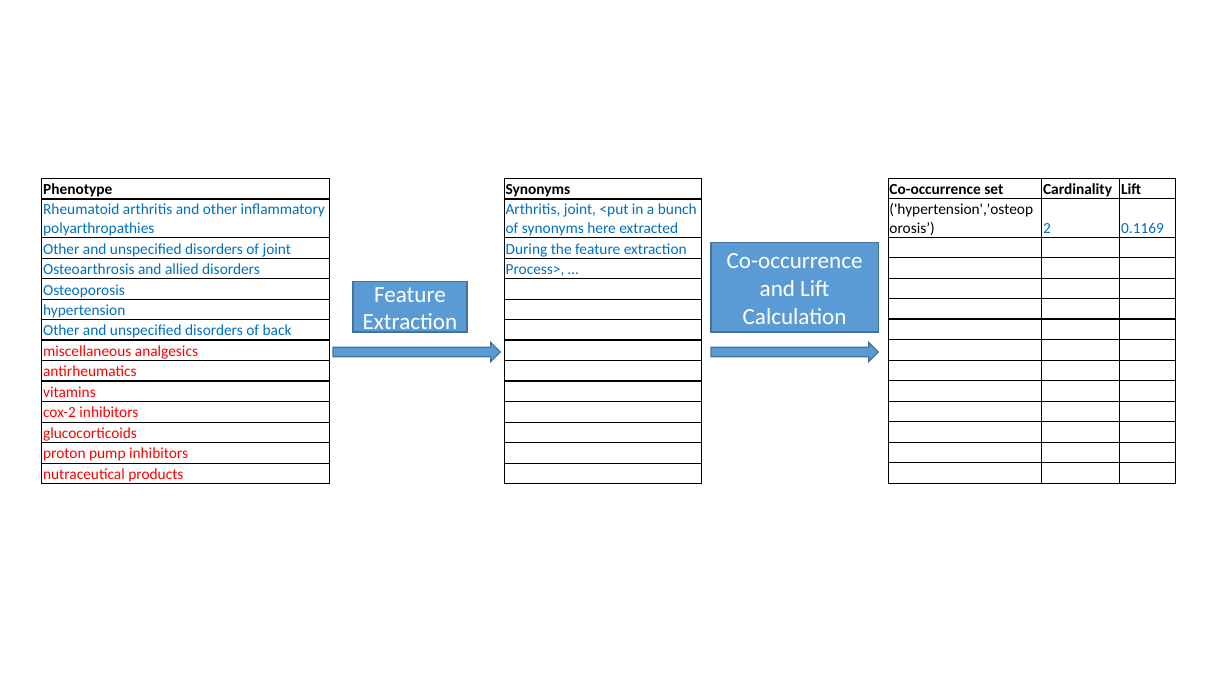
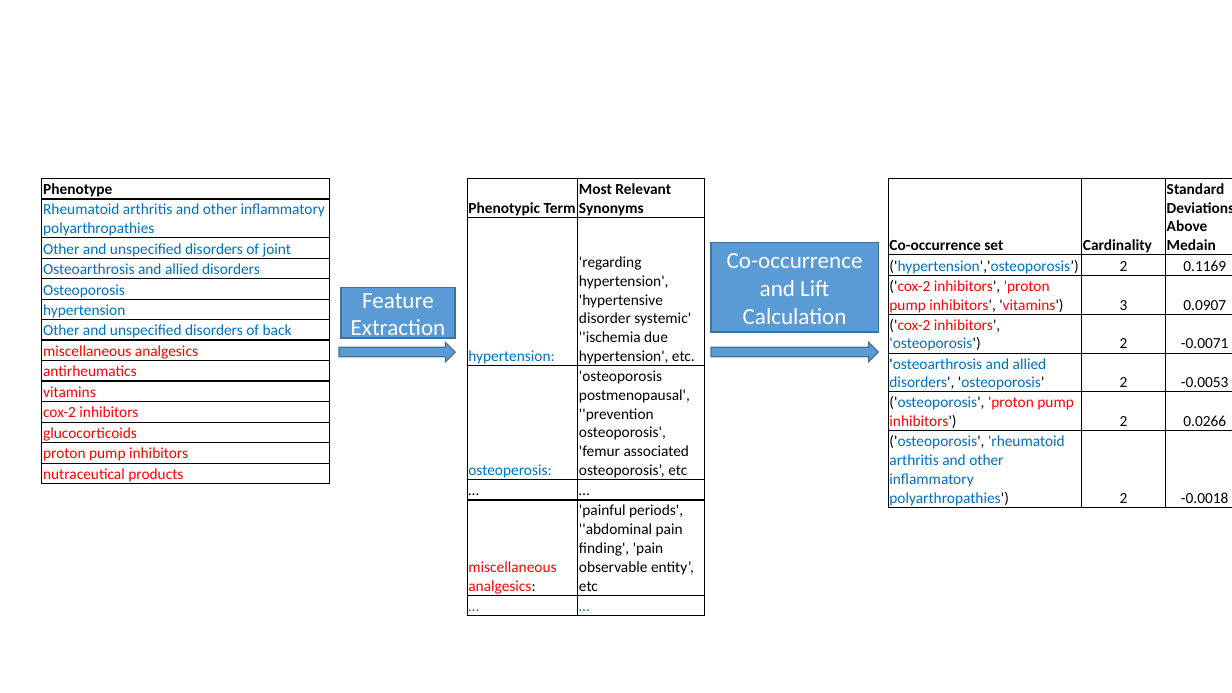
Before and after one commit to rbridges/PubmedVer, a slide deck: slide 1 of figures/lift_process.pptx. Drawn at 1232x693 pixels with LibreOffice and Linux fonts; fonts in the diff are those of the drawing. Boxes give left, top, right and bottom in pixels: in the first picture for what was removed or moved away, otherwise in the second. Text is boxed around its words. In the diff, an @@ line names an element or a change of style, - is before the commit and + after.

```diff
--- a/figures/lift_process.pptx
+++ b/figures/lift_process.pptx
@@ table at [468,178,705,612] @@
-Synonyms
-Arthritis, joint, <put in a bunch of synonyms here extracted
-During the feature extraction
-Process>, …
-
-
-
-
-
-
-
-
-
-
+Phenotypic Term | Most Relevant Synonyms
+hypertension: | 'regarding hypertension', 'hypertensive disorder systemic' ''ischemia due hypertension', etc.
+osteoperosis: | 'osteoporosis postmenopausal', ''prevention osteoporosis', 'femur associated osteoporosis’, etc
+… | …
+miscellaneous analgesics: | 'painful periods', ''abdominal pain finding', 'pain observable entity’, etc
+… | …
@@ table: place and size @@
-table at [505,178,701,482]
+table at [468,178,705,612]
@@ table at [888,178,1232,510] @@
-row 1, column 3: Lift
+row 1, column 3: Standard Deviations Above Medain
-row 3:  |  | 
-row 4:  |  | 
-row 5:  |  | 
-row 6:  |  | 
-row 7:  |  | 
-row 8:  |  | 
-row 9:  |  | 
-row 10:  |  | 
-row 11:  |  | 
-row 12:  |  | 
-row 13:  |  | 
-row 14:  |  | 
+row 3: ('cox-2 inhibitors', 'proton pump inhibitors', 'vitamins') | 3 | 0.0907
+row 4: ('cox-2 inhibitors', 'osteoporosis') | 2 | -0.0071
+row 5: 'osteoarthrosis and allied disorders', 'osteoporosis' | 2 | -0.0053
+row 6: ('osteoporosis', 'proton pump inhibitors') | 2 | 0.0266
+row 7: ('osteoporosis', 'rheumatoid arthritis and other inflammatory polyarthropathies') | 2 | -0.0018
@@ table: place and size @@
-table at [888,178,1175,482]
+table at [888,178,1232,510]
@@ rectangle "Feature Extraction": place and size @@
-rectangle "Feature Extraction" at [353,282,467,333]
+rectangle "Feature Extraction" at [341,287,455,338]
@@ right arrow: place and size @@
-right arrow at [334,343,501,362]
+right arrow at [339,343,456,362]
```
Also in this commit, not shown: 2 other files.
